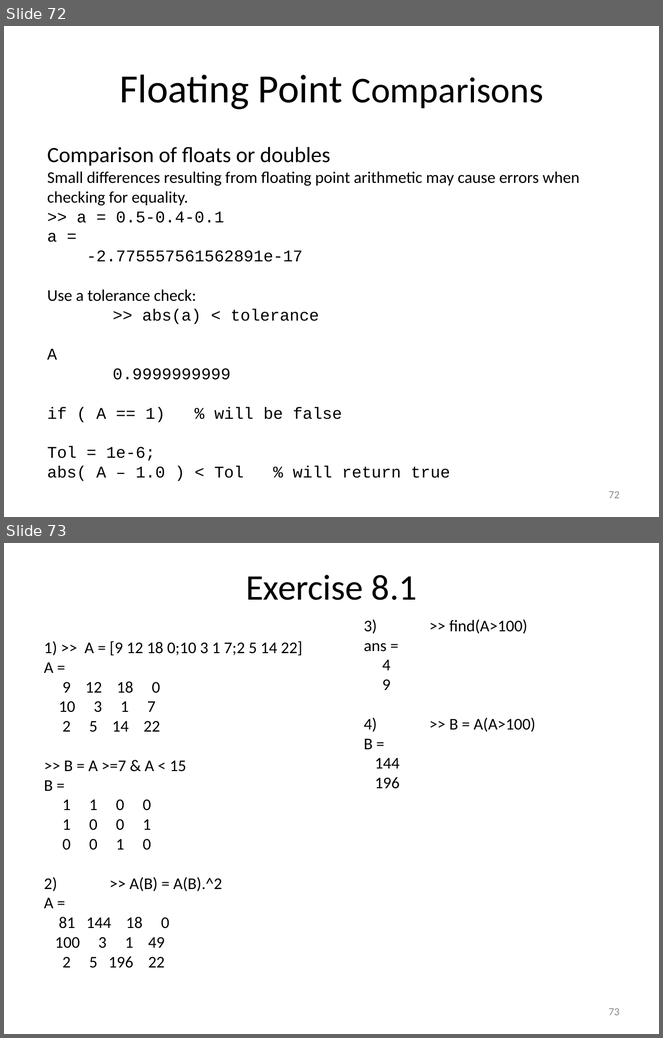
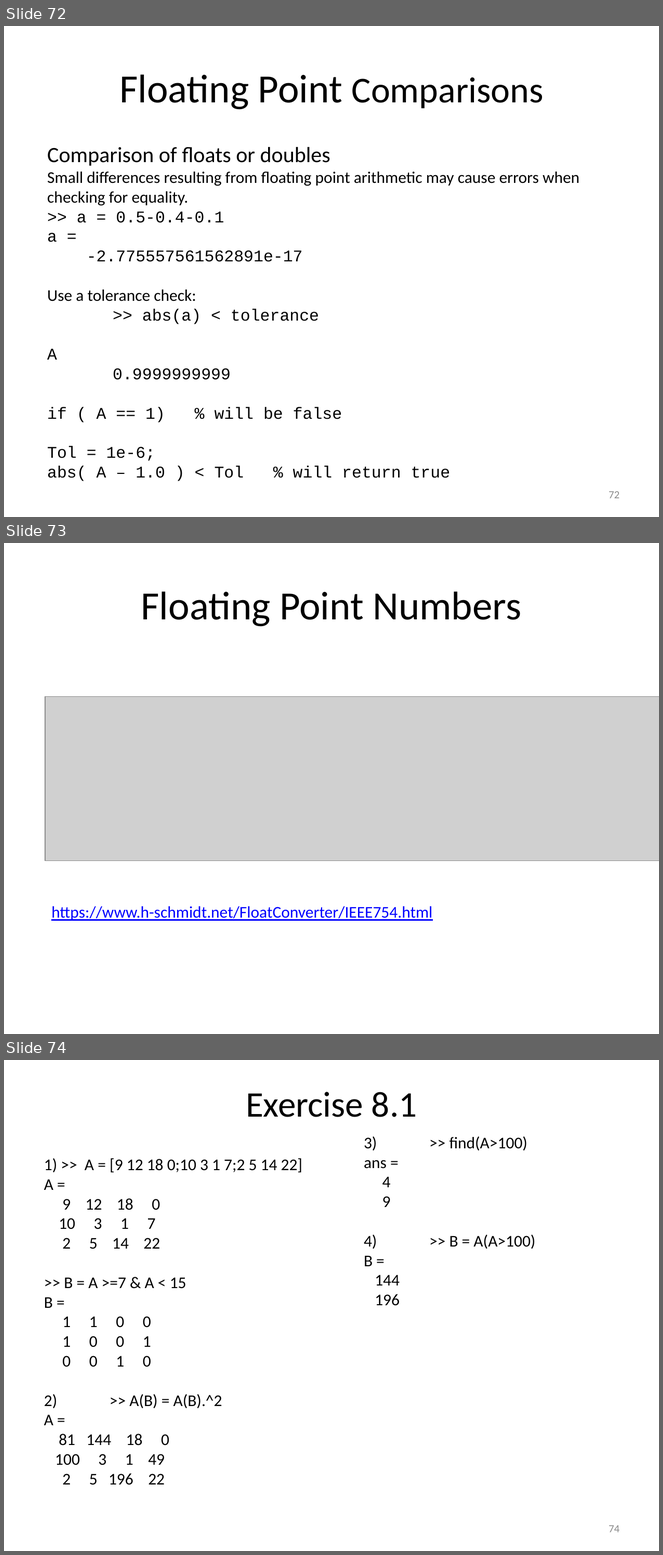
Before and after one commit to louisepb/MatlabBasicCourse, a slide deck: Introduction to MATLAB for Engineers.pptx. Shown one above the other, each under a label of ours: slides 72 and 73 before the commit, slides 72, 73 and 74 after it. The pictures are 663x1038 and 663x1555 pixels, drawn with LibreOffice and Linux fonts; fonts in the diff are those of the drawing; grey boxes stand for pictures. Boxes give left, top, right and bottom in pixels: in the first picture for what was removed or moved away, otherwise in the second. Text is boxed around its words. In the diff, an @@ line names an element or a change of style, - is before the commit and + after.

```diff
--- a/Introduction to MATLAB for Engineers.pptx
+++ b/Introduction to MATLAB for Engineers.pptx
@@ slide 73 added at bbox=[4, 543, 659, 1034], background #FFFFFF @@
@@ title added at bbox=[141, 591, 521, 627], 44 pt, text #000000 @@
+Floating Point Numbers
@@ picture added at bbox=[45, 697, 659, 861] @@
@@ text added at bbox=[51, 906, 432, 921], 18 pt, text #0000FF, underline @@
+https://www.h-schmidt.net/FloatConverter/IEEE754.html
@@ what was slide 73 is now slide 74 @@
@@ page number at bbox=[609, 1525, 620, 1533]: text changed @@
-73
+74
```
Also in this commit, not shown: 4 slides changed, 2 other slides added, 1 other file.
